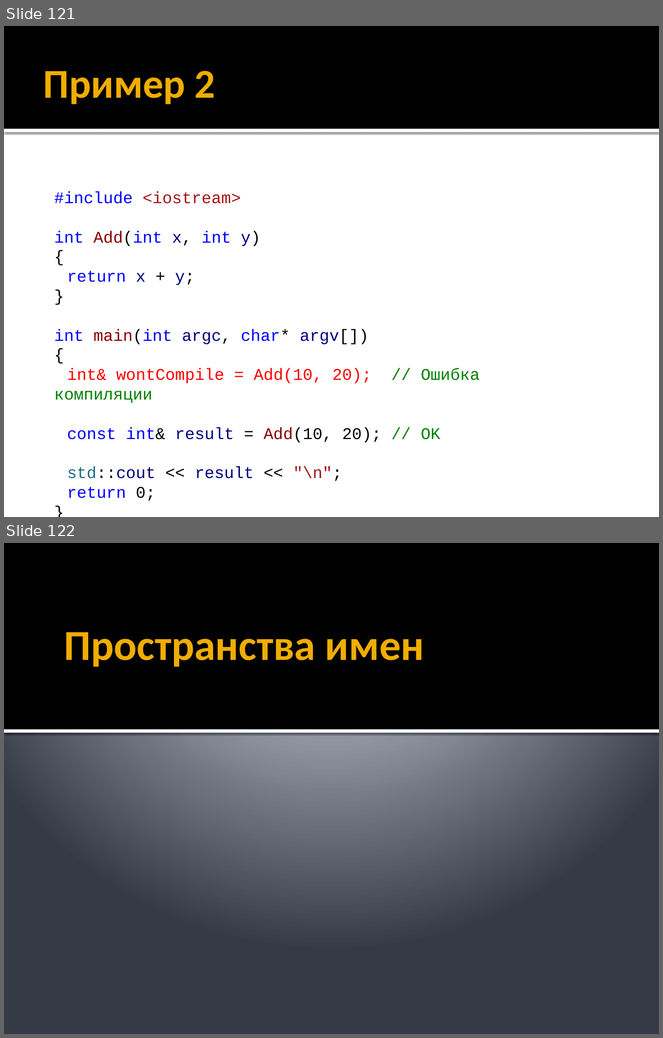
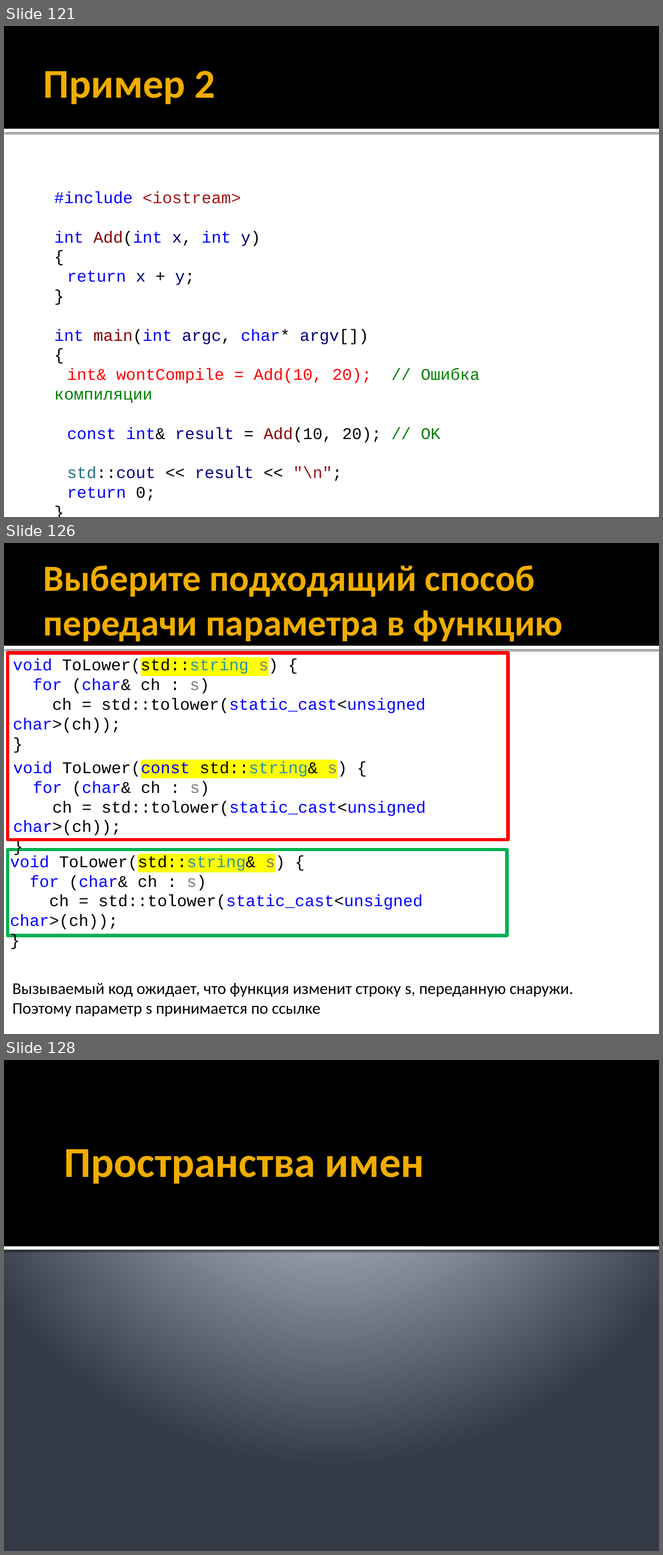
Before and after one commit to alexey-malov/oop, a slide deck: lectures/01/Синтаксис C++.pptx. Shown one above the other, each under a label of ours: slides 121 and 122 before the commit, slides 121, 126 and 128 after it; the slides between them are not shown. The pictures are 663x1038 and 663x1555 pixels, drawn with LibreOffice and Linux fonts; fonts in the diff are those of the drawing. Boxes give left, top, right and bottom in pixels: in the first picture for what was removed or moved away, otherwise in the second. Text is boxed around its words. In the diff, an @@ line names an element or a change of style, - is before the commit and + after.

```diff
--- a/lectures/01/Синтаксис C++.pptx
+++ b/lectures/01/Синтаксис C++.pptx
@@ slide 126 added at [4,543,659,1034], background #FFFFFF; not listed: 2 template elements that a slide beside it also shows @@
@@ title added at [44,565,563,642], 40.5 pt, text #F0AD00, bold @@
+Выберите подходящий способ передачи параметра в функцию
@@ rectangle added at [8,653,508,840], outline #FF0000 3.78 pt @@
@@ text added at [13,659,426,733], 18 pt, text #000000 @@
+void ToLower(std::string s) {
+for (char& ch : s)
+ch = std::tolower(static_cast<unsigned char>(ch));
+}
@@ text added at [13,761,426,836], 18 pt, text #000000 @@
+void ToLower(const std::string& s) {
+for (char& ch : s)
+ch = std::tolower(static_cast<unsigned char>(ch));
+}
@@ rectangle added at [8,850,507,936], outline #00B050 3.78 pt @@
@@ text added at [10,856,423,930], 18 pt, text #000000 @@
+void ToLower(std::string& s) {
+for (char& ch : s)
+ch = std::tolower(static_cast<unsigned char>(ch));
+}
@@ text added at [12,983,573,1017], 18 pt, text #000000 @@
+Вызываемый код ожидает, что функция изменит строку s, переданную снаружи.
+Поэтому параметр s принимается по ссылке
@@ what was slide 122 is now slide 128 @@
```
Also in this commit, not shown: 5 other slides added, 30 other files.
